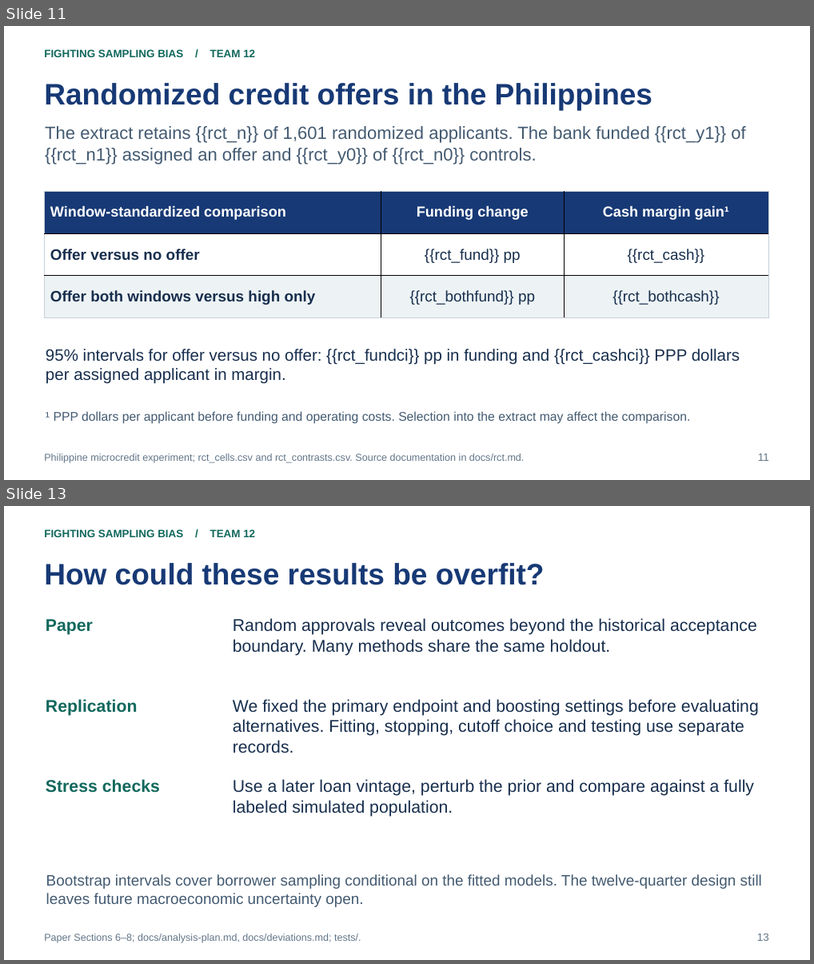
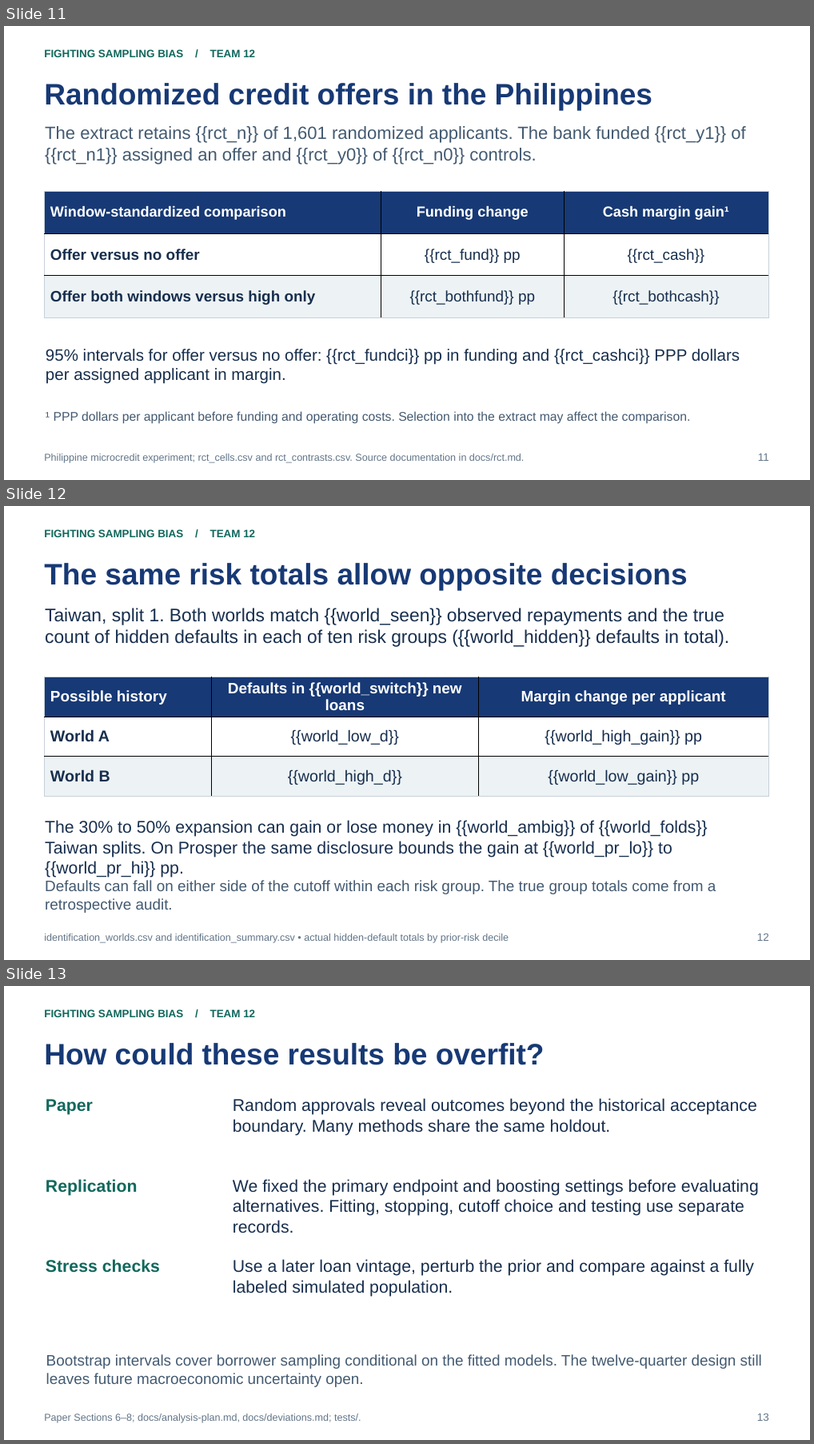
Before and after one commit to bigpurota/paper11, a slide deck: slides/template.pptx. Shown one above the other, each under a label of ours: slides 11 and 13 before the commit, slides 11, 12 and 13 after it; the slides between them are not shown. The pictures are 814x964 and 814x1444 pixels, drawn with LibreOffice and Linux fonts; fonts in the diff are those of the drawing. Boxes give left, top, right and bottom in pixels: in the first picture for what was removed or moved away, otherwise in the second. Text is boxed around its words. In the diff, an @@ line names an element or a change of style, - is before the commit and + after.

Commit message:
Identify which missing repayments can reverse an expansion decision

```diff
--- a/slides/template.pptx
+++ b/slides/template.pptx
@@ slide 12 added at (4, 506, 810, 960), background #FFFFFF @@
@@ text added at (44, 529, 255, 537), 12.8 pt, text #11685D, bold @@
+FIGHTING SAMPLING BIAS / TEAM 12
@@ text added at (44, 563, 688, 590), 35.2 pt, text #173975, bold @@
+The same risk totals allow opposite decisions
@@ text added at (45, 608, 730, 647), 21.8 pt, text #172E4D @@
+Taiwan, split 1. Both worlds match {{world_seen}} observed repayments and the true count of hidden defaults in each of ten risk groups ({{world_hidden}} defaults in total).
@@ table added at (45, 676, 770, 796), 3 rows, 3 columns @@
+Possible history | Defaults in {{world_switch}} new loans | Margin change per applicant
+World A | {{world_low_d}} | {{world_high_gain}} pp
+World B | {{world_high_d}} | {{world_low_gain}} pp
@@ text added at (45, 820, 708, 877), 20.2 pt, text #172E4D @@
+The 30% to 50% expansion can gain or lose money in {{world_ambig}} of {{world_folds}} Taiwan splits. On Prosper the same disclosure bounds the gain at {{world_pr_lo}} to {{world_pr_hi}} pp.
@@ text added at (45, 880, 717, 912), 18 pt, text #435A71 @@
+Defaults can fall on either side of the cutoff within each risk group. The true group totals come from a retrospective audit.
@@ text added at (44, 933, 509, 943), 12 pt, text #627588 @@
+identification_worlds.csv and identification_summary.csv • actual hidden-default totals by prior-risk decile
@@ text added at (758, 932, 770, 940), 12.8 pt, text #627588 @@
+12
```
Also in this commit, not shown: 2 slides changed, 3 other slides added, 2 slides removed, 28 other files.
